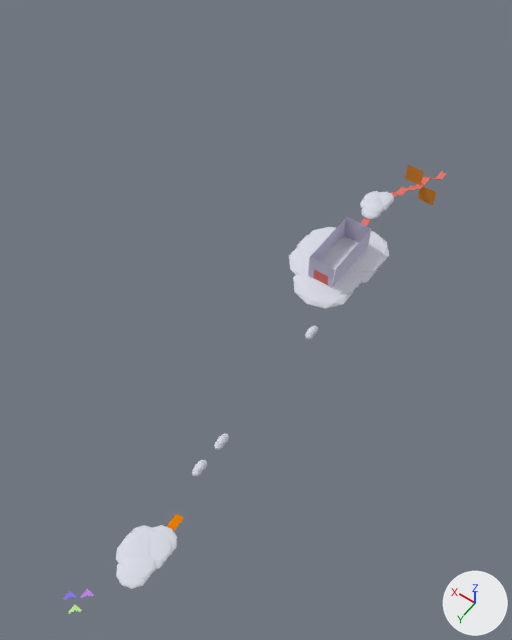
One commit to the Blender file level5sky.blend: the scene before it, then after it.
One viewpoint serves both versions: a camera (50 mm lens) standing at (-51.5, 86.2, 146.0) and looking at (12.8, -3.9, 4.5). The axes (+X, +Y, +Z) are drawn at lower right. The lights are the same throughout.

Script lines for the objects in view, before the commit:
```python
ob_icosphere_003 = bpy.data.objects.new('Icosphere.003', me_icosphere_009)
ob_icosphere_003.location = (8.8, -29.8, 9.5)
ob_icosphere_003.scale = (7.95, 7.64, 1.7)
ob_plane_001 = bpy.data.objects.new('Plane.001', me_plane_001)
ob_plane_001.location = (-3.1, 74.6, 12.4)
ob_plane_002 = bpy.data.objects.new('Plane.002', me_plane_002)
ob_plane_002.location = (-1.0, 73.5, 13.4)
ob_plane_003 = bpy.data.objects.new('Plane.003', me_plane_003)
ob_plane_003.location = (-3.0, 71.4, 12.3)
ob_plane_006 = bpy.data.objects.new('Plane.006', me_plane_006)
ob_plane_006.location = (4.2, -19.7, 13.5)
ob_plane_006.rotation_euler = (1.571, 0.0, 0.0)  # degrees (90, 0, 0)
ob_plane_006.scale = (3.63, 3.63, 3.63)
ob_plane_007 = bpy.data.objects.new('Plane.007', me_plane_007)
ob_plane_007.location = (4.2, -37.3, 13.5)
ob_plane_007.rotation_euler = (1.571, 0.0, 0.0)  # degrees (90, 0, 0)
ob_plane_007.scale = (3.63, 3.63, 3.63)
ob_plane_008 = bpy.data.objects.new('Plane.008', me_plane_008)
ob_plane_008.location = (7.8, -28.5, 13.5)
ob_plane_008.rotation_euler = (1.571, 0.0, 1.571)  # degrees (90, 0, 90)
ob_plane_008.scale = (8.77, 3.63, 3.63)
ob_plane_009 = bpy.data.objects.new('Plane.009', me_plane_009)
ob_plane_009.location = (0.4, -28.5, 13.5)
ob_plane_009.rotation_euler = (1.571, 0.0, 1.571)  # degrees (90, 0, 90)
ob_plane_009.scale = (8.77, 3.63, 3.63)
ob_plane_011 = bpy.data.objects.new('Plane.011', me_plane_011)
ob_plane_011.location = (4.1, -19.7, 11.4)
ob_plane_011.rotation_euler = (1.571, 0.0, 0.0)  # degrees (90, 0, 0)
ob_plane_011.scale = (2.1, 2.1, 2.1)
# also in view: 'Icosphere.004' at (7.7, -54.4, 9.0); 'Icosphere.005' at (-0.4, 56.0, -3.5)
```
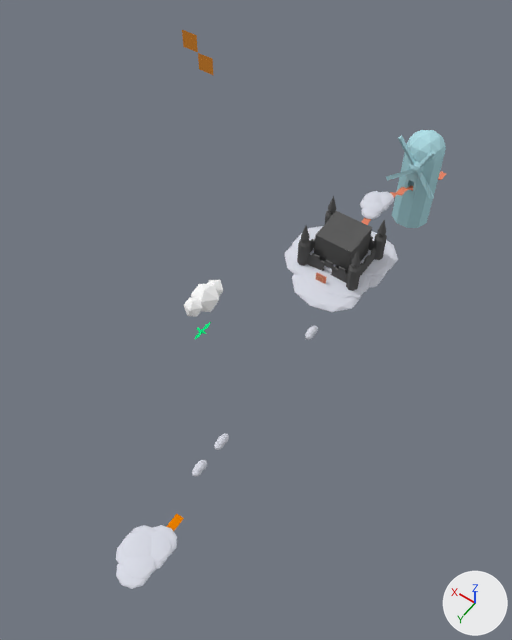
The change, as a diff of the scene's bpy script:
```diff
--- a/level5sky.blend.py
+++ b/level5sky.blend.py
@@ me_plane_011 @@
 # used by ob_plane_011; location = (4.1, -19.7, 11.4); rotation_euler = (1.571, 0.0, 0.0), in degrees (90, 0, 0); scale = (2.1, 2.1, 2.1)
-me_plane_011.from_pydata(...)  # 4 vertices, 1 face; spans x -1.0..1.0, y -1.0..1.0, z 0.0
+me_plane_011.from_pydata(...)  # 528 vertices, 478 faces; spans x -1.01..0.99, y -1.06..0.94, z -0.05..0.13
+# me_plane_011 part 1: 4 vertices removed from x -1.0..1.0, y -1.0..1.0, z 0.0; 528 vertices added at x -1.01..0.99, y -1.06..0.94, z -0.05..0.13
 me_plane_011.materials.append(mat_material_002)
+me_plane_011.materials.append(mat_material_009)  # beige #e7ae88
@@ me_plane_004 @@
 me_plane_004.from_pydata(...)  # 7 vertices, 2 faces; spans x 2.43..4.43, y -1.4..0.6, z 5.37
 # used by ob_plane_004; location = (-15.5, -45.3, 6.6); rotation_euler = (1.571, 0.0, 0.0), in degrees (90, 0, 0); scale = (5.25, 5.25, 5.25)
+# me_plane_004 part 2: the whole mesh is moved by (-3.43, 0.4, -5.37)
 me_plane_004.materials.append(mat_material_004)
@@ ob_plane_011 @@
 ob_plane_011.rotation_euler = (1.571, 0.0, 0.0)  # degrees (90, 0, 0)
-ob_plane_011.scale = (2.1, 2.1, 2.1)
+ob_plane_011.scale = (1.44, 1.37, 2.1)
@@ ob_plane_009 @@
-ob_plane_009 = bpy.data.objects.new('Plane.009', me_plane_009)
@@ ob_plane_008 @@
-ob_plane_008 = bpy.data.objects.new('Plane.008', me_plane_008)
@@ ob_plane_007 @@
-ob_plane_007 = bpy.data.objects.new('Plane.007', me_plane_007)
@@ ob_plane_006 @@
-ob_plane_006 = bpy.data.objects.new('Plane.006', me_plane_006)
@@ ob_icosphere_003 @@
 ob_icosphere_003.location = (8.8, -29.8, 9.5)
-ob_icosphere_003.scale = (7.95, 7.64, 1.7)
+ob_icosphere_003.scale = (9.5, 7.64, 1.7)
@@ ob_plane_004 @@
 ob_plane_004 = bpy.data.objects.new('Plane.004', me_plane_004)
-ob_plane_004.location = (-15.5, -45.3, 6.6)
+ob_plane_004.location = (68.1, -53.1, 34.6)
 ob_plane_004.rotation_euler = (1.571, 0.0, 0.0)  # degrees (90, 0, 0)
@@ ob_plane_003 @@
-ob_plane_003 = bpy.data.objects.new('Plane.003', me_plane_003)
@@ ob_plane_002 @@
-ob_plane_002 = bpy.data.objects.new('Plane.002', me_plane_002)
@@ ob_plane_001 @@
-ob_plane_001 = bpy.data.objects.new('Plane.001', me_plane_001)
@@ ob_icosphere @@
+ob_icosphere = bpy.data.objects.new('Icosphere', me_icosphere)  # 2595 vertices, 3824 faces; spans x -1.43..0.29, y -4.18..-2.38, z -4.6..0.28; in mat_material_010 (cyan #b1dfe7)
+ob_icosphere.location = (25.1, -78.1, 20.5)
+ob_icosphere.rotation_euler = (0.0, 0.0, -1.571)  # degrees (0, 0, -90)
+ob_icosphere.scale = (6.43, 6.43, 6.43)
@@ ob_icosphere_001 @@
+ob_icosphere_001 = bpy.data.objects.new('Icosphere.001', me_icosphere_001)  # 54 vertices, 92 faces; spans x -1.97..0.95, y -3.25..2.9, z -2.98..3.58; in mat_material_010 (cyan #b1dfe7)
+ob_icosphere_001.location = (3.6, -69.8, 13.9)
+ob_icosphere_001.rotation_euler = (0.0, 0.0, -1.571)  # degrees (0, 0, -90)
+ob_icosphere_001.scale = (2.41, 2.41, 2.41)
@@ ob_plane_012 @@
+ob_plane_012 = bpy.data.objects.new('Plane.012', me_plane_012)  # 81 vertices, 64 faces; spans x -1.08..1.04, y -1.01..1.0, z -0.08..0.0; in mat_material (dark grey #5f5f5f); modifiers DECIMATE
+ob_plane_012.location = (4.3, -30.0, 19.8)
+ob_plane_012.rotation_euler = (0.0, 0.0, -3.142)  # degrees (0, 0, -180)
+ob_plane_012.scale = (5.15, 5.25, 4.81)
@@ ob_cube_003 @@
+ob_cube_003 = bpy.data.objects.new('Cube.003', me_cube_004)  # 2283 vertices, 2132 faces; spans x -1.2..1.1, y -72.1..7.3, z -1.0..6.3; in mat_material (dark grey #5f5f5f); modifiers DECIMATE
+ob_cube_003.location = (5.0, -23.0, 11.9)
+ob_cube_003.scale = (7.74, 0.204, 1.8)
@@ ob_sphere_001 @@
+ob_sphere_001 = bpy.data.objects.new('Sphere.001', me_sphere_002)  # 181 vertices, 180 faces; spans x -1.65..2.7, y -5.66..5.64, z -1.23..2.02; in mat_material_000 (green #13e784)
+ob_sphere_001.location = (25.8, 2.8, -3.0)
+ob_sphere_001.rotation_euler = (0.0, 0.0, -3.142)  # degrees (0, 0, -180)
+ob_sphere_001.scale = (0.793, 0.596, 0.478)
@@ ob_cloud_006 @@
+ob_cloud_006 = bpy.data.objects.new('cloud.006', me_icosphere_000)  # 33 vertices, 54 faces; spans x -4.29..1.01, y -1.54..1.56, z -1.31..1.59; in mat_cloud (white #ffffff)
+ob_cloud_006.location = (23.2, -0.7, 12.5)
+ob_cloud_006.rotation_euler = (0.0, 0.0, -1.571)  # degrees (0, 0, -90)
+ob_cloud_006.scale = (2.4, 2.4, 2.4)
```

Changed parts and their boxes (x1, y1, x2, y2) in the pictures (512 x 640 px):
'Icosphere.003', rescaled (14% wider)
    before: (289, 227, 389, 309)
    after: (284, 226, 398, 312)
'Icosphere', added (cyan)
    after: (392, 130, 446, 228)
'Cube.003', added
    after: (297, 196, 387, 291)
'Plane.012', added
    after: (316, 211, 373, 252)
'Plane.004', moved
    before: (405, 165, 437, 205)
    after: (182, 30, 213, 75)
'cloud.006', added
    after: (184, 280, 223, 317)
'Icosphere.001', added (cyan)
    after: (386, 135, 436, 199)
'Plane.009', deleted
    before: (333, 229, 371, 287)
'Plane.008', deleted
    before: (310, 217, 347, 262)
'Plane.007', deleted
    before: (344, 217, 371, 242)
'Plane.006', deleted
    before: (308, 257, 335, 288)
'Plane.011', rescaled
    before: (313, 270, 328, 285)
    after: (316, 272, 327, 284)
'Sphere.001', added
    after: (195, 322, 211, 339)
'Plane.002', deleted
    before: (63, 591, 77, 600)
'Plane.001', deleted
    before: (68, 604, 82, 614)
'Plane.003', deleted
    before: (80, 589, 94, 598)
